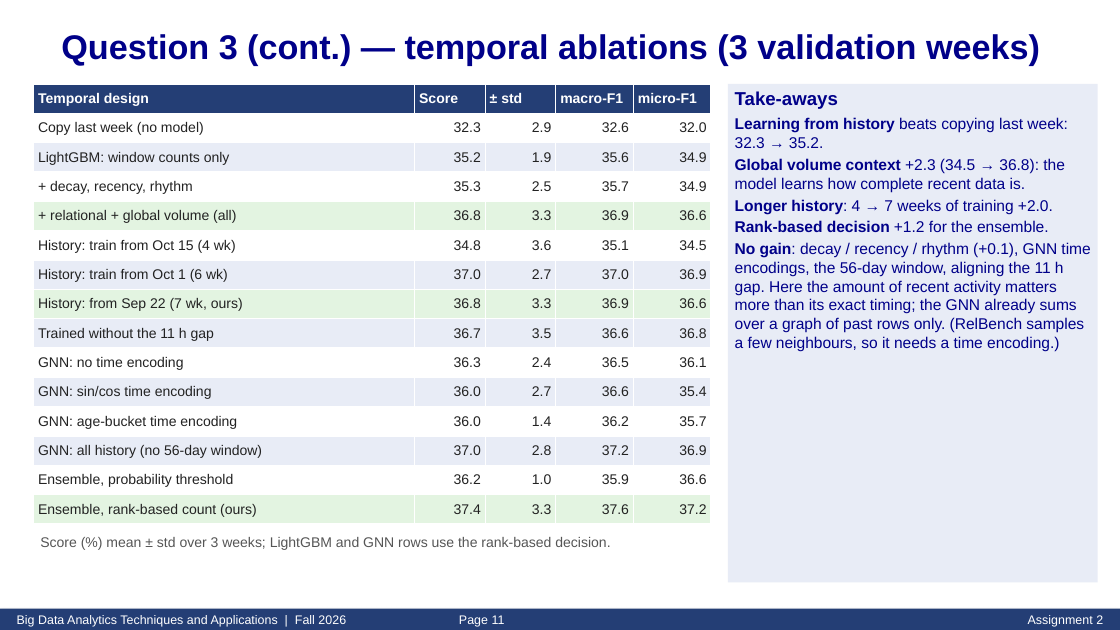
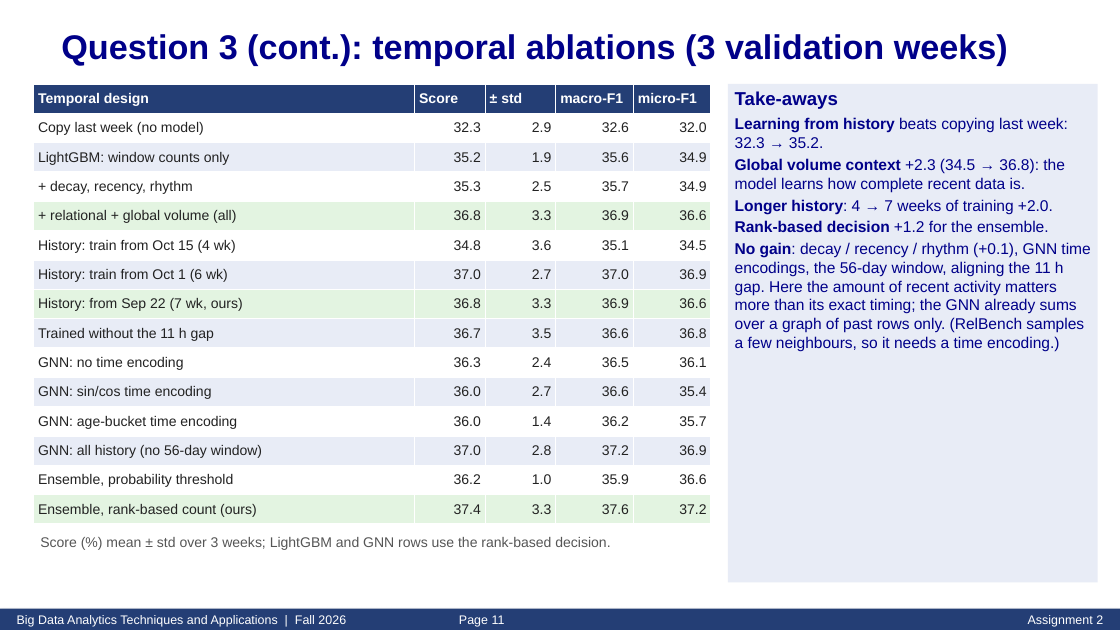
Before and after one commit to azamkhan555622848/LightGBM-and-the-graph-neural-network, a slide deck: slide 11 of slides/Asg2_413540002.pptx. Drawn at 1120x630 pixels with LibreOffice and Linux fonts; fonts in the diff are those of the drawing. Boxes give left, top, right and bottom in pixels: in the first picture for what was removed or moved away, otherwise in the second. Text is boxed around its words. In the diff, an @@ line names an element or a change of style, - is before the commit and + after.

```diff
--- a/slides/Asg2_413540002.pptx
+++ b/slides/Asg2_413540002.pptx
@@ text at (61,34,1008,66): text changed @@
-Question 3 (cont.) — temporal ablations (3 validation weeks)
+Question 3 (cont.): temporal ablations (3 validation weeks)
```
Also in this commit, not shown: 10 other slides changed, 4 other files.
